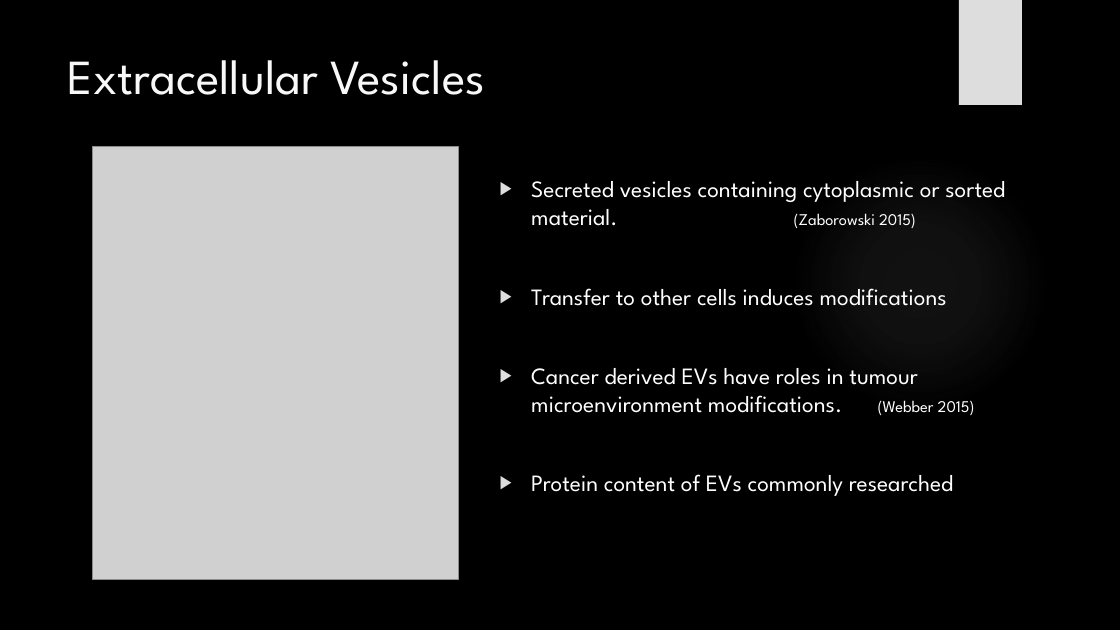
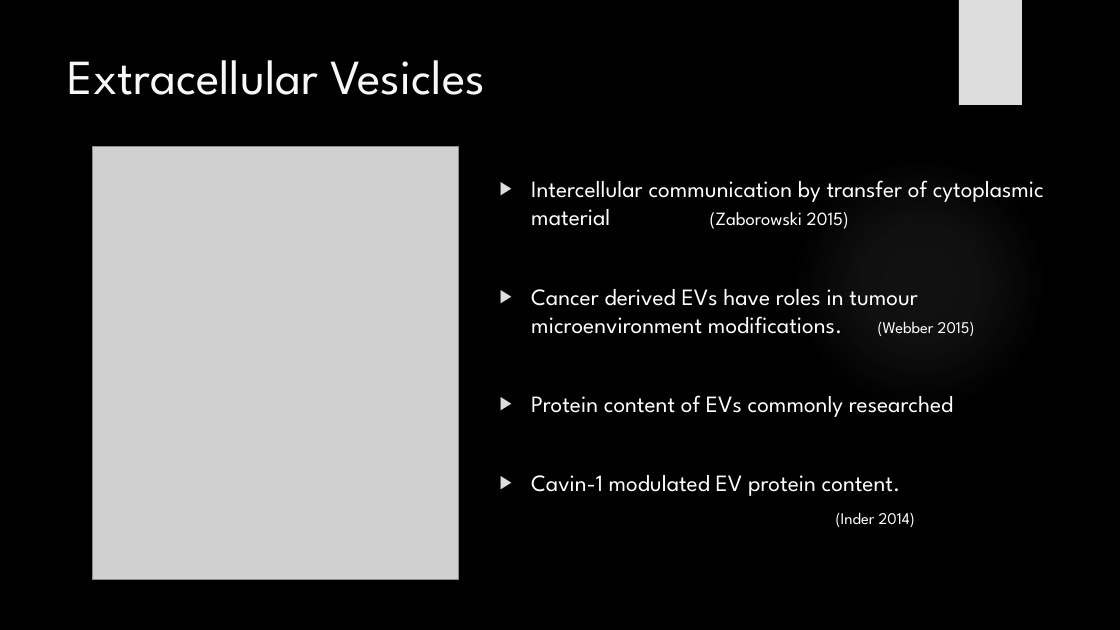
Before and after one commit to HarleyRobinson/Honours2, a slide deck: slide 5 of BackgroundInfo/CollCompBiol.pptx. Drawn at 1120x630 pixels with LibreOffice and Linux fonts; fonts in the diff are those of the drawing; grey boxes stand for pictures; background and template pictures are left out. Boxes give left, top, right and bottom in pixels: in the first picture for what was removed or moved away, otherwise in the second. Text is boxed around its words. In the diff, an @@ line names an element or a change of style, - is before the commit and + after.

```diff
--- a/BackgroundInfo/CollCompBiol.pptx
+++ b/BackgroundInfo/CollCompBiol.pptx
@@ text at box(531, 180, 1044, 229): text changed @@
-▶ Secreted vesicles containing cytoplasmic or sorted material. (Zaborowski 2015)
-▶ Transfer to other cells induces modifications
+▶ Intercellular communication by transfer of cytoplasmic material (Zaborowski 2015)
@@ text at box(531, 475, 915, 527): paragraphs added @@
+▶ Cavin-1 modulated EV protein content.
+                (Inder 2014)
```
Also in this commit, not shown: 13 other slides changed, 2 slides added, 2 slides removed, 15 other files.
